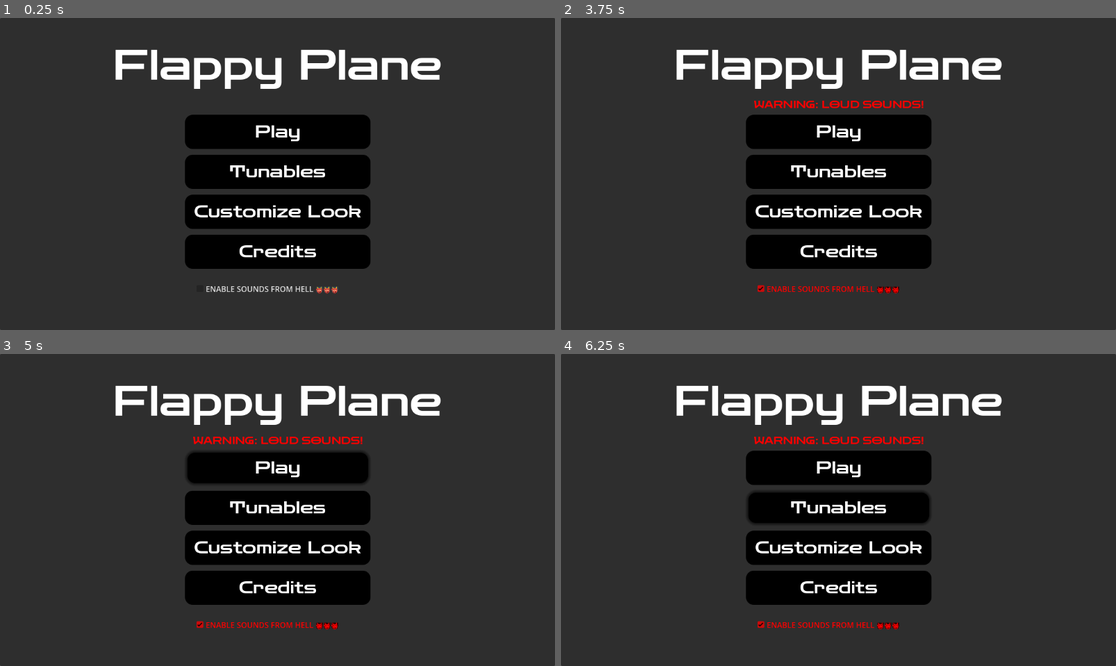
Above: before the commit, frames 1-4 (two rows, left to right).
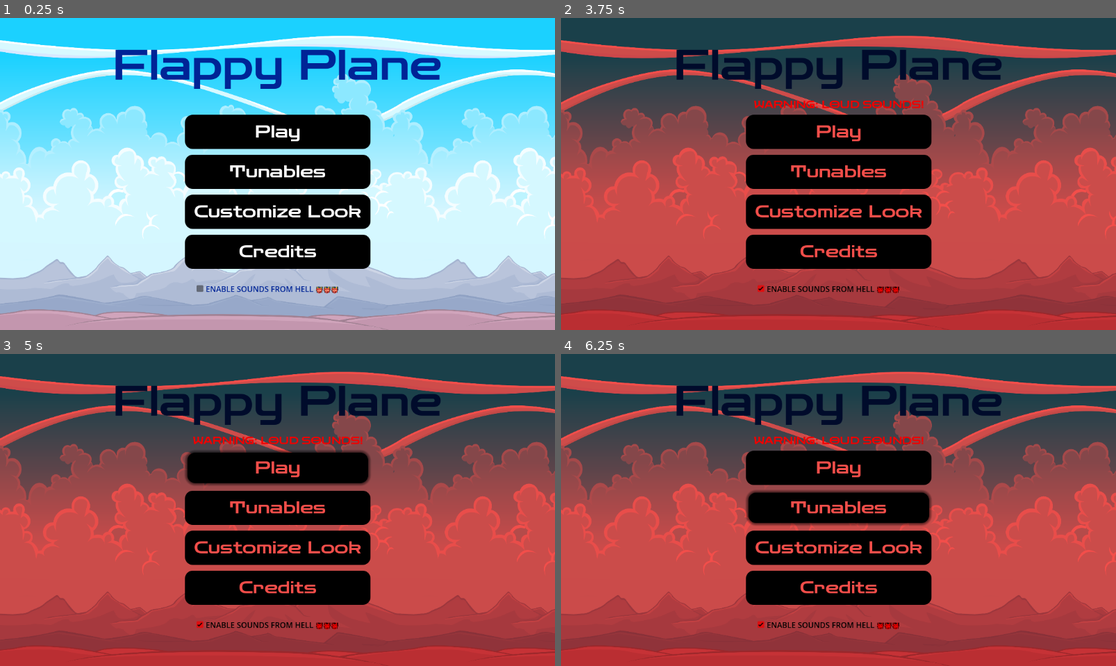
Above: after the commit, the same moments.

Repository: matrndev/flappy-plane
Game: Godot game, scene res://scenes/main_menu.tscn
Two runs of this game, one before a commit and one after it. Both use one fixed random seed, a clock stepped at 60 frames per second and the inputs below.
Inputs:
- Up to frame 1 (0.25 s): no input
- Up to frame 2 (3.75 s): click "Customize Look" at 0.5 s; click "Save" at 1.25 s; click "Credits" at 2 s; click "Return" at 2.75 s; click "ENABLE SOUNDS FROM HELL 👹👹👹" at 3.5 s
- Up to frame 3 (5 s): click "Play" at 4.25 s
- Up to frame 4 (6.25 s): click "Play" at 5 s; click "Tunables" at 5.75 s

The runs differ from the first frame. In frame 1, 86% of the frame differs, in the area x 0-100%, y 0-100%; in frame 2, 86%; in frame 3, 87%; in frame 4, 87%.

Commit message:
final touches for v2

Diff:
--- a/icon.svg
+++ /dev/null
@@ -1 +0,0 @@
-<svg xmlns="http://www.w3.org/2000/svg" width="128" height="128"><rect width="124" height="124" x="2" y="2" fill="#363d52" stroke="#212532" stroke-width="4" rx="14"/><g fill="#fff" transform="translate(12.322 12.322)scale(.101)"><path d="M105 673v33q407 354 814 0v-33z"/><path fill="#478cbf" d="m105 673 152 14q12 1 15 14l4 67 132 10 8-61q2-11 15-15h162q13 4 15 15l8 61 132-10 4-67q3-13 15-14l152-14V427q30-39 56-81-35-59-83-108-43 20-82 47-40-37-88-64 7-51 8-102-59-28-123-42-26 43-46 89-49-7-98 0-20-46-46-89-64 14-123 42 1 51 8 102-48 27-88 64-39-27-82-47-48 49-83 108 26 42 56 81zm0 33v39c0 276 813 276 814 0v-39l-134 12-5 69q-2 10-14 13l-162 11q-12 0-16-11l-10-65H446l-10 65q-4 11-16 11l-162-11q-12-3-14-13l-5-69z"/><path d="M483 600c0 34 58 34 58 0v-86c0-34-58-34-58 0z"/><circle cx="725" cy="526" r="90"/><circle cx="299" cy="526" r="90"/></g><g fill="#414042" transform="translate(12.322 12.322)scale(.101)"><circle cx="307" cy="532" r="60"/><circle cx="717" cy="532" r="60"/></g></svg>
--- a/project.godot
+++ b/project.godot
@@ -14,10 +14,14 @@
 
 [application]
 
-config/name="flappy-plane-1"
+config/name="Flappy Plane"
+config/version="2.0"
 run/main_scene="uid://bhg8xxkoha6hy"
 config/features=PackedStringArray("4.6", "Mobile")
-config/icon="res://icon.svg"
+boot_splash/bg_color=Color(0, 0, 0, 1)
+boot_splash/show_image=false
+boot_splash/use_filter=false
+config/icon="uid://0f4qp38f4lr1"
 
 [audio]
 
@@ -27,6 +31,10 @@
 
 TunableVariables="*res://scripts/tunable_variables.gd"
 SavedStats="*uid://y86kk74n3ily"
+
+[display]
+
+window/size/resizable=false
 
 [editor_plugins]
 
--- a/scenes/credits_menu.tscn
+++ b/scenes/credits_menu.tscn
@@ -34,9 +34,9 @@
 [node name="AssetsPanel" type="Panel" parent="." unique_id=1547965935]
 layout_mode = 1
 offset_left = 40.0
-offset_top = 32.0
+offset_top = 31.0
 offset_right = 268.0
-offset_bottom = 340.0
+offset_bottom = 280.0
 
 [node name="Label" type="Label" parent="AssetsPanel" unique_id=44541893]
 layout_mode = 1
@@ -51,37 +51,109 @@
 theme_override_font_sizes/font_size = 28
 text = "Assets"
 
+[node name="Label2" type="Label" parent="AssetsPanel" unique_id=1537046556]
+layout_mode = 1
+anchors_preset = 5
+anchor_left = 0.5
+anchor_right = 0.5
+offset_left = -105.0
+offset_top = 53.0
+offset_right = 105.0
+offset_bottom = 92.0
+grow_horizontal = 2
+theme_override_font_sizes/font_size = 12
+text = "Click on one of the buttons below
+to display a license/attribution."
+horizontal_alignment = 1
+
 [node name="LicenseButton1" type="Button" parent="AssetsPanel" unique_id=412640712]
 layout_mode = 0
 offset_left = 20.0
-offset_top = 61.0
+offset_top = 109.0
 offset_right = 206.0
-offset_bottom = 92.0
+offset_bottom = 140.0
 text = "flappy-bird-assets"
 
 [node name="LicenseButton2" type="Button" parent="AssetsPanel" unique_id=2035907476]
 layout_mode = 0
 offset_left = 20.0
-offset_top = 109.0
+offset_top = 157.0
 offset_right = 206.0
-offset_bottom = 140.0
+offset_bottom = 188.0
 text = "Flappy Bird Assets"
 
 [node name="LicenseButton3" type="Button" parent="AssetsPanel" unique_id=502359665]
 layout_mode = 0
 offset_left = 20.0
-offset_top = 157.0
-offset_right = 206.0
-offset_bottom = 188.0
-text = "plane_pack"
-
-[node name="LicenseButton4" type="Button" parent="AssetsPanel" unique_id=1523983155]
-layout_mode = 0
-offset_left = 20.0
 offset_top = 205.0
 offset_right = 206.0
 offset_bottom = 236.0
-text = "Cash Sound Effect"
+text = "plane_pack"
+
+[node name="Panel2" type="Panel" parent="." unique_id=1676349136]
+layout_mode = 1
+offset_left = 40.0
+offset_top = 357.0
+offset_right = 268.0
+offset_bottom = 576.0
+
+[node name="Label" type="Label" parent="Panel2" unique_id=78447000]
+layout_mode = 1
+anchors_preset = 10
+anchor_right = 1.0
+offset_top = 8.0
+offset_bottom = 35.0
+grow_horizontal = 2
+theme_override_font_sizes/font_size = 19
+text = "Flappy Plane"
+horizontal_alignment = 1
+
+[node name="Label2" type="Label" parent="Panel2" unique_id=2105636929]
+layout_mode = 1
+anchors_preset = 10
+anchor_right = 1.0
+offset_top = 33.0
+offset_bottom = 60.0
+grow_horizontal = 2
+theme_override_font_sizes/font_size = 11
+text = "v2.0 (11022026)"
+horizontal_alignment = 1
+
+[node name="Label3" type="Label" parent="Panel2" unique_id=430198896]
+layout_mode = 1
+anchors_preset = 10
+anchor_right = 1.0
+offset_left = 5.0
+offset_top = 73.0
+offset_right = -5.0
+offset_bottom = 208.0
+grow_horizontal = 2
+theme_override_font_sizes/font_size = 14
+text = "Made By:
+
+Source Code:
+
+This software is open-source
+provided under the MIT License."
+
+[node name="LinkButton" type="LinkButton" parent="Panel2/Label3" unique_id=2068082554]
+layout_mode = 1
+offset_left = 67.0
+offset_right = 172.0
+offset_bottom = 40.0
+theme_override_font_sizes/font_size = 14
+text = "Matyáš Trnka"
+uri = "https://matrn.dev"
+
+[node name="LinkButton2" type="LinkButton" parent="Panel2/Label3" unique_id=1706173624]
+layout_mode = 1
+offset_left = 92.0
+offset_top = 46.0
+offset_right = 197.0
+offset_bottom = 86.0
+theme_override_font_sizes/font_size = 14
+text = "Project's GitHub"
+uri = "https://github.com/matrndev/flappy-plane"
 
 [node name="TextEdit" type="TextEdit" parent="." unique_id=220790442]
 layout_mode = 1
@@ -100,4 +172,3 @@
 [connection signal="pressed" from="AssetsPanel/LicenseButton1" to="." method="_on_license_button_1_pressed"]
 [connection signal="pressed" from="AssetsPanel/LicenseButton2" to="." method="_on_license_button_2_pressed"]
 [connection signal="pressed" from="AssetsPanel/LicenseButton3" to="." method="_on_license_button_3_pressed"]
-[connection signal="pressed" from="AssetsPanel/LicenseButton4" to="." method="_on_license_button_4_pressed"]
--- a/scenes/main_menu.tscn
+++ b/scenes/main_menu.tscn
@@ -2,7 +2,11 @@
 
 [ext_resource type="Script" uid="uid://dxkk2h2t6tq6h" path="res://scripts/main_menu.gd" id="1_bqqt6"]
 [ext_resource type="FontFile" uid="uid://byrn6tqmul438" path="res://fonts/Zen_Dots/ZenDots-Regular.ttf" id="1_l6cm7"]
+[ext_resource type="Texture2D" uid="uid://b05bp23ggbg10" path="res://assets/plane_pack/sky_background/example/sky_background_mountains.png" id="2_wu84c"]
 [ext_resource type="StyleBox" uid="uid://bbvt117ekb27v" path="res://styles/button_normal.tres" id="3_wu84c"]
+
+[sub_resource type="StyleBoxTexture" id="StyleBoxTexture_8ln24"]
+texture = ExtResource("2_wu84c")
 
 [sub_resource type="StyleBoxFlat" id="StyleBoxFlat_8ln24"]
 bg_color = Color(0, 0, 0, 1)
@@ -57,6 +61,7 @@
 layout_mode = 0
 offset_right = 1152.0
 offset_bottom = 648.0
+theme_override_styles/panel = SubResource("StyleBoxTexture_8ln24")
 
 [node name="Label" type="Label" parent="Panel" unique_id=985635854]
 layout_mode = 1
@@ -68,6 +73,7 @@
 offset_right = 342.0
 offset_bottom = 152.0
 grow_horizontal = 2
+theme_override_colors/font_color = Color(0.0012032207, 0.13994381, 0.5880189, 1)
 theme_override_fonts/font = ExtResource("1_l6cm7")
 theme_override_font_sizes/font_size = 86
 text = "Flappy Plane"
@@ -162,6 +168,10 @@
 
 [node name="HellSoundsCheckbox" type="CheckBox" parent="Panel/VBoxContainer" unique_id=1073137786]
 layout_mode = 2
+theme_override_colors/font_color = Color(0, 0.14117648, 0.5882353, 1)
+theme_override_colors/font_focus_color = Color(0, 0.14117648, 0.5882353, 1)
+theme_override_colors/font_pressed_color = Color(0.003921569, 0.27058825, 0.99607843, 1)
+theme_override_colors/font_hover_color = Color(0.003367805, 0.27013353, 0.99795955, 1)
 text = "ENABLE SOUNDS FROM HELL 👹👹👹"
 
 [node name="LoudSoundsDialog" type="AcceptDialog" parent="." unique_id=2108957513]
--- a/scenes/skin_menu.tscn
+++ b/scenes/skin_menu.tscn
@@ -1107,8 +1107,8 @@
 oversampling_override = 1.0
 title = "Error"
 initial_position = 2
-size = Vector2i(294, 100)
-dialog_text = "Select an unlocked skin to continue."
+size = Vector2i(341, 100)
+dialog_text = "Select an unlocked plane skin to continue."
 
 [connection signal="pressed" from="PlayerPanel/HBoxContainer/SwitchLeftButton" to="." method="_on_switch_left_button_pressed"]
 [connection signal="pressed" from="PlayerPanel/HBoxContainer/SwitchRightButton" to="." method="_on_switch_right_button_pressed"]
--- a/scripts/credits_menu.gd
+++ b/scripts/credits_menu.gd
@@ -22,8 +22,3 @@
 
 func _on_license_button_3_pressed() -> void:
 	load_file("res://assets/plane_pack/sky_background/info.TXT")
-
-
-
-func _on_license_button_4_pressed() -> void:
-	load_file("res://assets/audio/cash_attrib.txt")
--- a/scripts/game.gd
+++ b/scripts/game.gd
@@ -90,16 +90,13 @@
 	if TunableVariables.coin_spawn_rate == 0.0:
 		$CoinTimer.stop()
 
+var pew_pew_debounce: float = 0.0
 func _process(delta: float) -> void:
-	#scroll_speed = lerp(2.0, SCROLL_SPEED, $Player.fuel_remaining / 100.0) # idk with this one mate
-	#if Input.is_action_pressed("keyboard_a"): # !debug
-		#scroll_speed = 1
-	#else:
-		#scroll_speed = TunableVariables.scroll_speed
-		##scroll_speed = 3
-		#pass
-
-	if Input.is_action_just_pressed("keyboard_v"):
+	if pew_pew_debounce > 0.1:
+		pew_pew_debounce -= 0.1
+
+	if Input.is_action_just_pressed("keyboard_v") and pew_pew_debounce < 0.1:
+		pew_pew_debounce = 10.0
 		var pew_pew: Area2D = pew_pew_scene.instantiate()
 		pew_pew.position.x = $Player.position.x
 		pew_pew.position.y = $Player.position.y - 20
--- a/scripts/main_menu.gd
+++ b/scripts/main_menu.gd
@@ -30,11 +30,13 @@
 		$Panel/VBoxContainer/PlayButton/LoudSoundsLabel.show()
 		$LoudSoundsDialog.show()
 		$Panel/VBoxContainer/HellSoundsCheckbox.modulate = Color(1.0, 0.0, 0.0, 1.0)
+		$Panel.modulate = Color("f34e4a")
 		for i in AudioServer.get_bus_effect_count(bus):
 			AudioServer.set_bus_effect_enabled(bus, i, true)
 	else:
 		$Panel/VBoxContainer/PlayButton/LoudSoundsLabel.hide()
 		$Panel/VBoxContainer/HellSoundsCheckbox.modulate = Color(1.0, 1.0, 1.0, 1.0)
+		$Panel.modulate = Color(1.0, 1.0, 1.0, 1.0)
 		for i in AudioServer.get_bus_effect_count(bus):
 			AudioServer.set_bus_effect_enabled(bus, i, false)
 
--- a/scripts/skin_menu.gd
+++ b/scripts/skin_menu.gd
@@ -98,6 +98,7 @@
 
 func _on_back_button_pressed() -> void:
 	if currently_selected_texture_locked:
+		$TabBar.current_tab = 0
 		$CantContinueDialog.show()
 		return
 
--- a/scripts/torpedo.gd
+++ b/scripts/torpedo.gd
@@ -16,6 +16,7 @@
 
 func _on_area_entered(area: Area2D) -> void:
 	if area.name.begins_with("PewPew"):
+		print("hit ", area.name)
 		$"../.".score += 1
 		$AudioStreamPlayer2D2.play()
 		was_hit = true
Not shown, changed: export_presets.cfg
Binary file added: icon.png
Not shown, changed: icon.png.import
Not shown, removed: icon.svg.import
Binary file removed: images/godotwaka.png
Not shown, removed: images/godotwaka.png.import
Binary file removed: images/godotwaka2.png
Not shown, removed: images/godotwaka2.png.import
Binary file removed: images/icon.jpg
